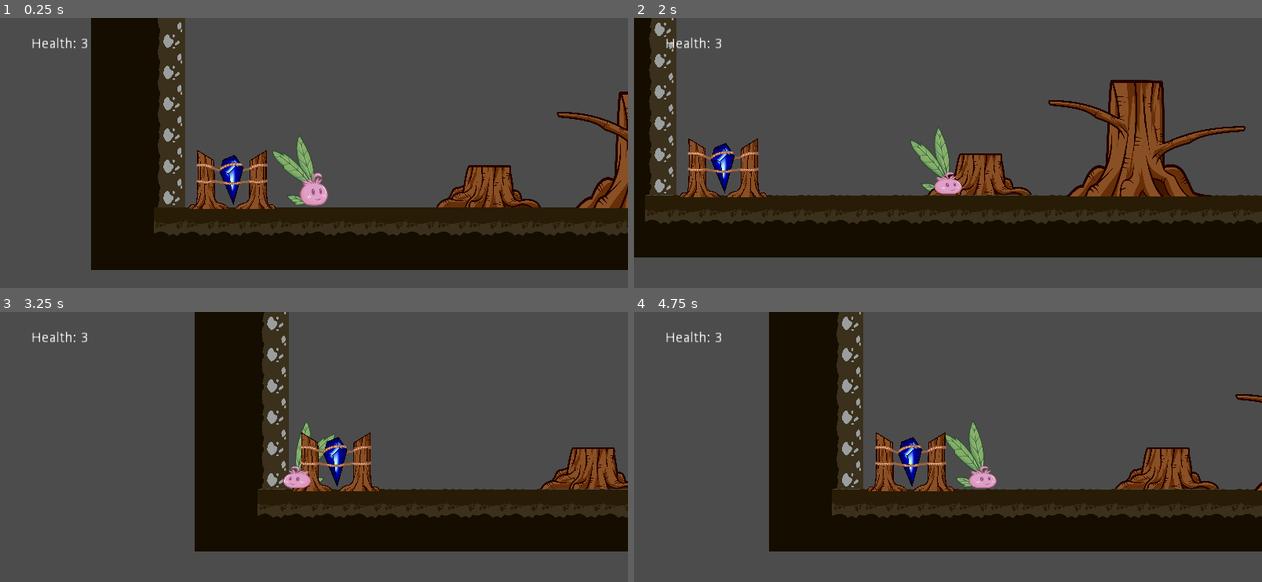
Above: before the commit, frames 1-4 (two rows, left to right).
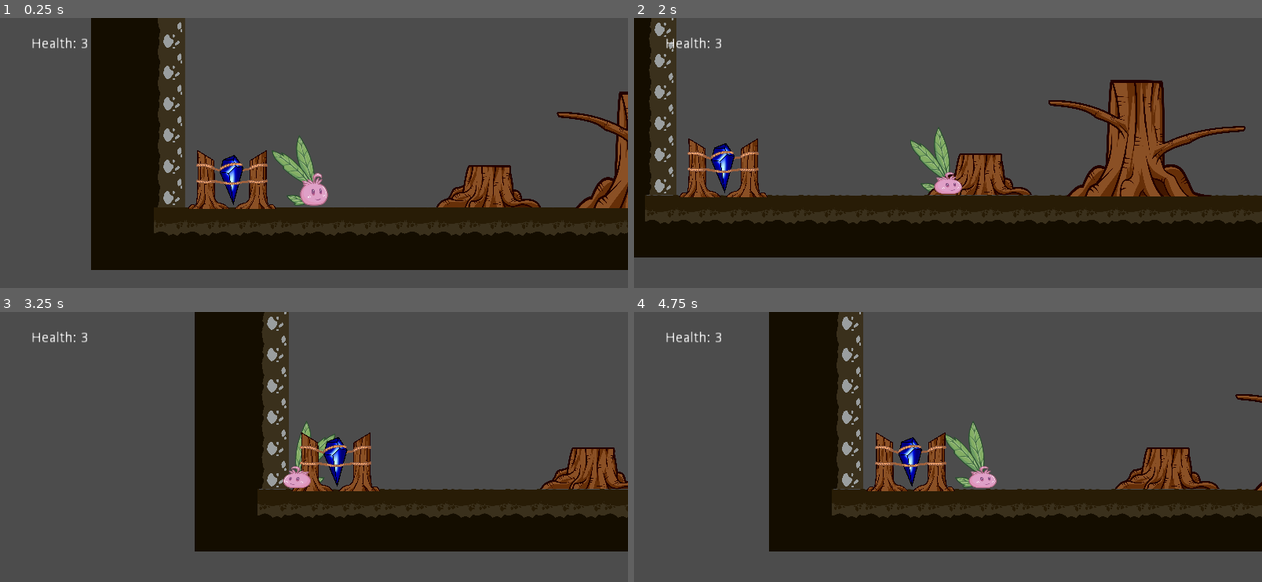
Above: after the commit, the same moments.

Repository: DamianKoch1/OnionsAdventure
Game: Godot game, scene res://Levels/Level 1.tscn
The game is run twice, just before and just after one commit, with the same random seed, the same clock (stepped at 60 frames per second) and the same inputs. This scene is started directly instead of the project's main scene. The engine's default icon, where the game draws it, is replaced by a stand-in: a white triangle on a blue panel in a dark square.
Inputs:
- Up to frame 1 (0.25 s): no input
- Up to frame 2 (2 s): hold Right (ui_right) from 0.53 s (still down); tap Space (jump) at 0.6, 0.77, 1.07, 1.52, 1.55, 1.82 s; tap E (push) at 1.35 s
- Up to frame 3 (3.25 s): release Right (ui_right) at 2.03 s; hold Left (ui_left) from 2.03 s (still down); tap Space (jump) at 2.1, 3.02, 3.05 s; tap E (push) at 2.85 s
- Up to frame 4 (4.75 s): tap Space (jump) at 3.32, 3.6, 3.77, 4.07, 4.52, 4.55 s; release Left (ui_left) at 4.28 s; hold Right (ui_right) from 4.28 s (still down); tap E (push) at 4.35 s

The runs differ from the first frame. In frame 1, 0.1% of the frame differs, in the area x 43-100%, y 43-70%; in frame 2, 0.1%; in frame 3, less than 0.1%; in frame 4, 0.1%.

Commit message:
fixed bug with rope changing playersize

Diff:
--- a/Player/Player.gd
+++ b/Player/Player.gd
@@ -46,14 +46,12 @@
 		run:
 			newAnim = "Onion_Walk"
 		jump:
-			#rotation_degrees = 0
-			#global_scale.x = 0.5
-			#global_scale.y = 0.5
+			global_scale.x = 0.5
+			global_scale.y = 0.5
 			newAnim = "Onion_JumpUp"
 		fall:
-			#rotation_degrees = 0
-			#global_scale.x = 0.5
-			#global_scale.y = 0.5
+			global_scale.x = 0.5
+			global_scale.y = 0.5
 			newAnim = "Onion_JumpDown"
 		climb:
 			#cimb anim?
